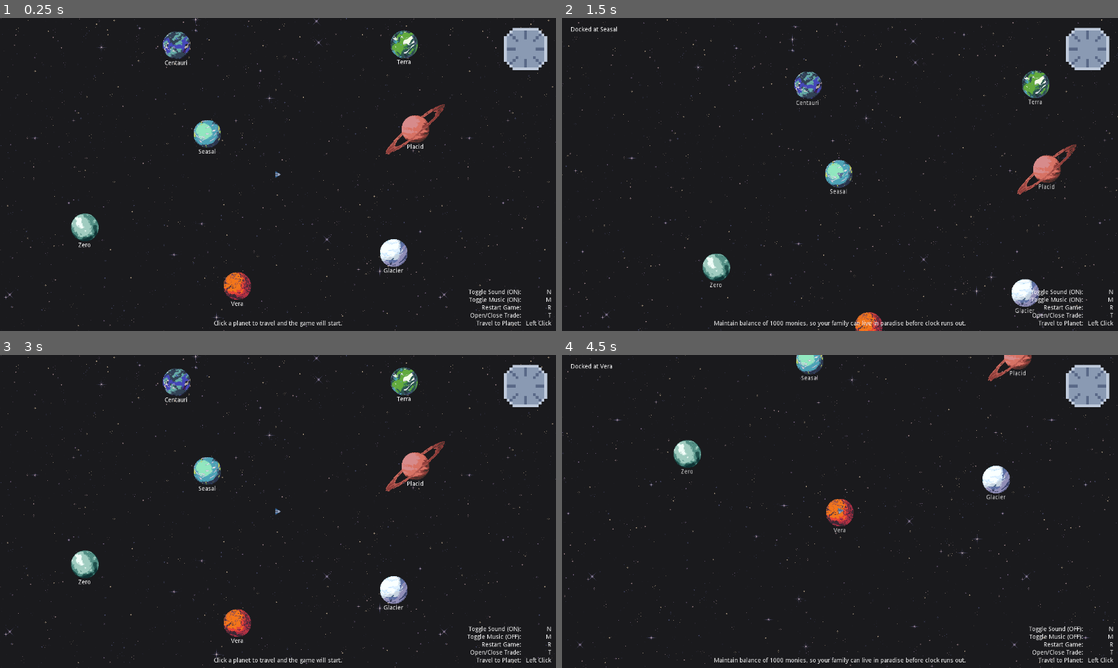
Above: before the commit, frames 1-4 (two rows, left to right).
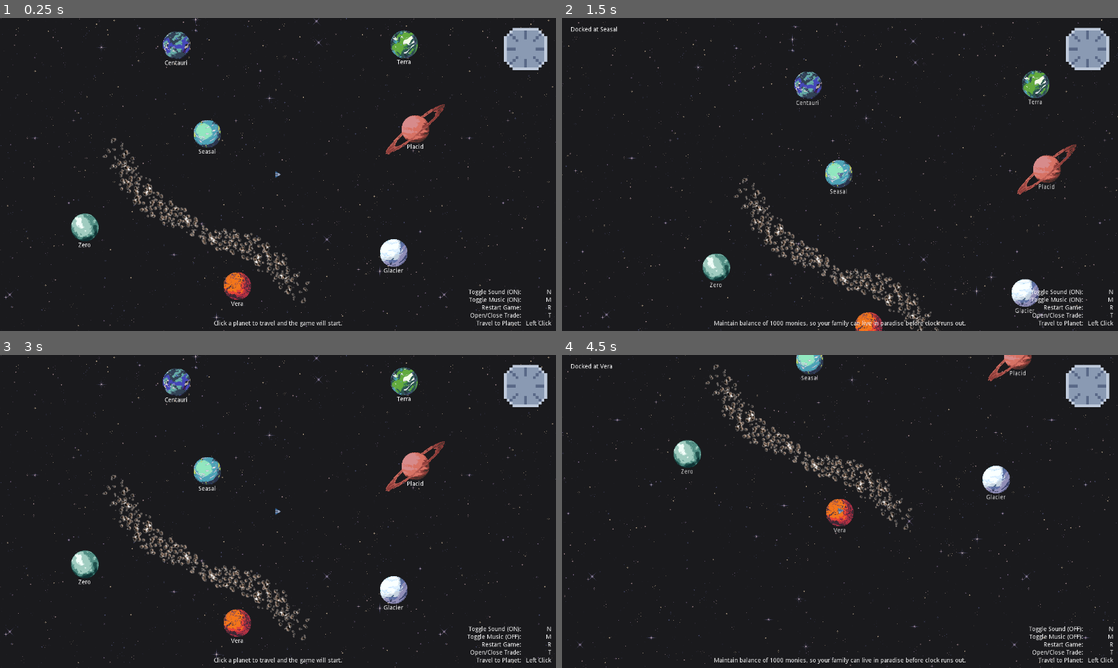
Above: after the commit, the same moments.

Repository: shadowhen/Star-Trader
Game: Godot game, scene res://World.tscn
Same seed, same stepped clock (60 frames per second), same inputs: the game is played once before the commit and once after it.
Inputs (mouse positions are in pixels of both pictures, inside the frame that each line leads up to):
- Up to frame 1 (0.25 s): no input
- Up to frame 2 (1.5 s): tap A at 0.5, 1.25 s; move the mouse to (767, 133) at 0.52 s; press the mouse at (767, 133) at 0.53 s; hold Right (ui_right) 0.53-1.28 s; tap T (trade) at 0.8, 1.35 s; move the mouse to (1017, 71) at 1.27 s; release the mouse at (1017, 71) at 1.28 s; hold Down (ui_down) from 1.28 s (still down)
- Up to frame 3 (3 s): click (455, 408) at 1.55 s; tap R (restart) at 2 s; move the mouse to (461, 630) at 2.02 s; release Down (ui_down) at 2.03 s; press the mouse at (461, 630) at 2.03 s; hold Right (ui_right) 2.03-2.78 s; tap T (trade) at 2.3 s; tap A at 2.75 s; move the mouse to (239, 624) at 2.77 s; release the mouse at (239, 624) at 2.78 s; hold Up (ui_up) from 2.78 s (still down); tap M (toggle_music) at 2.85 s
- Up to frame 4 (4.5 s): click (801, 624) at 3.05 s; tap A at 3.5 s; move the mouse to (745, 361) at 3.52 s; release Up (ui_up) at 3.53 s; hold T (trade) 3.53-4.28 s; hold Left (ui_left) from 3.53 s (still down); tap N (toggle_sound) at 3.6 s; click (745, 361) at 3.67 s; move the mouse to (1017, 355) at 4.27 s; tap T (trade) at 4.35 s

The runs differ from the first frame. In frame 1, 1.5% of the frame differs, in the area x 18-56%, y 38-92%; in frame 2, 1.4%; in frame 3, 1.5%; in frame 4, 1.5%.

Commit message:
CClem: Added random events (asteroid belt and invisible pirate zone)

Diff:
--- a/Game.gd
+++ b/Game.gd
@@ -38,9 +38,13 @@
 		get_node("GUI/SharedUI/Tabs/Upgrade/Container/RightSide/VBoxContainer/CashAmount").text = "Money: " + str(PlayerData.money)
 
 		if player_ship_level == 1:
-			get_node("GUI/SharedUI/Tabs/Upgrade/Container/RightSide/VBoxContainer/Label").text = "Upgrade 1: Inventory +3. 300 monies. "
+			get_node("GUI/SharedUI/Tabs/Upgrade/Container/RightSide/VBoxContainer/Label").text = "Upgrade 1: Inventory +3. 100 monies. "
 		elif player_ship_level == 2:
-			get_node("GUI/SharedUI/Tabs/Upgrade/Container/RightSide/VBoxContainer/Label").text = "Upgrade 1: Inventory +5. 800 monies. "
+			get_node("GUI/SharedUI/Tabs/Upgrade/Container/RightSide/VBoxContainer/Label").text = "Upgrade 1: Inventory +5. 250 monies. "
+
+	for rand_event in get_tree().get_nodes_in_group("events"):
+		rand_event.connect("player_enter_asteroid", self, "_on_AsteroidBelt_player_enter")
+		rand_event.connect("player_enter_pirate_zone", self, "_on_PirateZone_player_enter")
 
 	simulation.randomize_jobs()
 	PlayerData.connect("job_removed", self, "_on_PlayerData_job_removed")
@@ -104,18 +108,98 @@
 	# Unpause the game timer
 	week_timer.paused = false
 
+# This function handles outcomes of a player entering an asteroid field
+func _on_AsteroidBelt_player_enter(rand_event):
+	# Logic for handling what happens in an asteroid field
+
+	var rng = RandomNumberGenerator.new()
+	var cargo_lost = -1
+	var i = 1
+	var itemsRemoved = 0
+	var rand_num = -1
+	var randrange = pow(player_ship_level, 2) # higher the ship level, lower the chance of losing cargo
+
+	rng.randomize()
+	rand_num = rng.randi_range(0, randrange)
+	if rand_num == 0:
+		# Player will lose 1-3 bits of cargo if they have any
+		if PlayerData.player_stats["InventorySpaceUsed"]["Value"] > 0:
+
+			# remove 1-3 items from the players inventory data
+			cargo_lost = rng.randi_range(1, 3)
+			print("Losing: ", cargo_lost, " bits of cargo!")
+			i = 1
+			itemsRemoved = 0
+
+			for item in PlayerData.inv_data:
+				if itemsRemoved > cargo_lost - 1:
+					break
+
+				# If there's an item, remove it (up to 3)
+				if PlayerData.inv_data[str(i)]["InvItemID"] != -1:
+					# Remove item
+					PlayerData.inv_data[str(i)]["InvItemID"] = -1
+					PlayerData.inv_data[str(i)]["InvTimeIn"] = -1
+					PlayerData.player_stats["InventorySpaceUsed"]["Value"] -= 1
+					itemsRemoved += 1
+				i += 1
+
+			print("Successfully broke through! Lost ", itemsRemoved, " bits of cargo!")
+			itemsRemoved = 0
+			i = 1
+
+# This function handles outcomes of a player entering the pirate zone
+func _on_PirateZone_player_enter(rand_event):
+	# Logic for handling what happens in an pirate zone
+
+	var rng = RandomNumberGenerator.new()
+	var cargo_lost = -1
+	var i = 1
+	var itemsRemoved = 0
+	var rand_num = -1
+	var randrange = 10 - pow(player_ship_level, 2) # higher the ship level, the higher the chance of losing cargo
+
+	rng.randomize()
+	rand_num = rng.randi_range(0, randrange)
+	if rand_num == 0:
+		# Player will lose 1-3 bits of cargo if they have any
+		if PlayerData.player_stats["InventorySpaceUsed"]["Value"] > 0:
+
+			# remove 1-3 items from the players inventory data
+			cargo_lost = rng.randi_range(1, 3)
+			print("Losing: ", cargo_lost, " bits of cargo!")
+			i = 1
+			itemsRemoved = 0
+
+			for item in PlayerData.inv_data:
+				if itemsRemoved > cargo_lost - 1:
+					break
+
+				# If there's an item, remove it (up to 3)
+				if PlayerData.inv_data[str(i)]["InvItemID"] != -1:
+					# Remove item
+					PlayerData.inv_data[str(i)]["InvItemID"] = -1
+					PlayerData.inv_data[str(i)]["InvTimeIn"] = -1
+					PlayerData.player_stats["InventorySpaceUsed"]["Value"] -= 1
+					itemsRemoved += 1
+				i += 1
+
+			print("Successfully broke through! Lost ", itemsRemoved, " bits of cargo!")
+			itemsRemoved = 0
+			i = 1
+
 # This function implements both ship upgrades and visual ship upgrades.
 func _upgrade_ship():
 	# Logic for first upgrade.
 	if player_ship_level == 1:
-		if PlayerData.money < 300:
+		if PlayerData.money < 100:
 			print("You do not have enough credits to redeem your first upgrade. ")
 		else:
 			player_ship_level = 2
 			PlayerData.player_stats["ShipLvl"]["Value"] = 2
 			PlayerData.player_stats["InventoryCap"]["Value"] = 13
-			PlayerData.money -= 300
-			get_node("GUI/SharedUI/Tabs/Upgrade/Container/RightSide/VBoxContainer/Label").text = "Upgrade 2: Inventory +5. 800 monies. "
+			PlayerData.money -= 100
+			get_node("GUI/SharedUI/Tabs/Upgrade/Container/RightSide/VBoxContainer/Label").text = "Upgrade 2: Inventory +5. 250 monies. "
 			get_node("GUI/SharedUI/Tabs/Upgrade/Container/RightSide/VBoxContainer/CashAmount").text = "Money: " + str(PlayerData.player_stats["Money"]["Value"])
 			bullet_sprite.set_texture(player_tex1)
 			panel_sprite.set_texture(player_tex1)
@@ -123,13 +207,13 @@
 
 	# Logic for second upgrade.
 	elif player_ship_level == 2:
-		if PlayerData.money < 800:
+		if PlayerData.money < 250:
 			print("You do not have enough credits to redeem your second upgrade. ")
 		else:
 			player_ship_level = 3
 			PlayerData.player_stats["ShipLvl"]["Value"] = 3
 			PlayerData.player_stats["InventoryCap"]["Value"] = 17
-			PlayerData.money -= 800
+			PlayerData.money -= 250
 			get_node("GUI/SharedUI/Tabs/Upgrade/Container/RightSide/VBoxContainer/Label").text = "Fully Upgraded! "
 			get_node("GUI/SharedUI/Tabs/Upgrade/Container/RightSide/VBoxContainer/CashAmount").text = "Money: " + str(PlayerData.player_stats["Money"]["Value"])
 			bullet_sprite.set_texture(player_tex2)
--- a/World.tscn
+++ b/World.tscn
@@ -16,6 +16,9 @@
 [ext_resource path="res://ui/jobs/CompleteJobPopup.tscn" type="PackedScene" id=14]
 [ext_resource path="res://Simulation.gd" type="Script" id=15]
 [ext_resource path="res://ui/Annoucement.tscn" type="PackedScene" id=16]
+[ext_resource path="res://events/SpaceEvent.tscn" type="PackedScene" id=17]
+[ext_resource path="res://events/SpaceEvent.gd" type="Script" id=18]
+[ext_resource path="res://events/art/asteroid_belt.png" type="Texture" id=19]
 
 [node name="World" type="Node2D"]
 script = ExtResource( 5 )
@@ -393,8 +396,40 @@
 [node name="Simulation" type="Node" parent="."]
 script = ExtResource( 15 )
 
+[node name="Events" type="Node" parent="."]
+
+[node name="AsteroidBelt" parent="Events" groups=["events"] instance=ExtResource( 17 )]
+position = Vector2( 168, 311 )
+rotation = -0.436332
+script = ExtResource( 18 )
+
+[node name="Sprite2" type="Sprite" parent="Events/AsteroidBelt"]
+position = Vector2( -164.803, -196.364 )
+scale = Vector2( 0.390746, 0.412083 )
+texture = ExtResource( 19 )
+
+[node name="AsteroidBelt2" parent="Events" groups=["events"] instance=ExtResource( 17 )]
+position = Vector2( -480, -129 )
+rotation = 2.94612
+script = ExtResource( 18 )
+
+[node name="Sprite2" type="Sprite" parent="Events/AsteroidBelt2"]
+position = Vector2( -164.127, -198.51 )
+scale = Vector2( 0.393246, 0.405658 )
+texture = ExtResource( 19 )
+
+[node name="PirateZone" parent="Events" groups=["events"] instance=ExtResource( 17 )]
+position = Vector2( 307, -150 )
+rotation = -0.605629
+script = ExtResource( 18 )
+
 [connection signal="upgrade_ship" from="GUI/SharedUI" to="." method="_upgrade_ship"]
 [connection signal="timeout" from="WeekTimer" to="." method="_on_WeekTimer_timeout"]
+[connection signal="body_entered" from="Events/AsteroidBelt" to="Events/AsteroidBelt" method="_on_AsteroidBelt_body_entered"]
+[connection signal="body_exited" from="Events/AsteroidBelt" to="Events/AsteroidBelt" method="_on_AsteroidBelt_body_exited"]
+[connection signal="body_entered" from="Events/AsteroidBelt2" to="Events/AsteroidBelt2" method="_on_AsteroidBelt_body_entered"]
+[connection signal="body_exited" from="Events/AsteroidBelt2" to="Events/AsteroidBelt2" method="_on_AsteroidBelt_body_exited"]
+[connection signal="body_entered" from="Events/PirateZone" to="Events/PirateZone" method="_on_PirateZone_body_entered"]
 
 [editable path="Planets/Planet2"]
 [editable path="Planets/Planet3"]
--- /dev/null
+++ b/events/SpaceEvent.gd
@@ -0,0 +1,47 @@
+extends Area2D
+
+signal player_enter_asteroid(spaceevent)
+signal player_enter_pirate_zone(spaceevent)
+signal player_exit_asteroid(spaceevent)
+
+#export(String) var planet_name = ""
+#onready var planet_label = $PlanetLabel
+#var available_jobs = []
+
+#func _ready():
+#	planet_label.text = planet_name
+
+#func _on_Planet_input_event(viewport, event, shape_idx):
+#	if event.is_action_pressed("move"):
+#		GlobalSignals.annouce_state_message("Traveling to %s" % planet_name)
+#		SoundPlayer.play("travel")
+#		emit_signal("click_move", global_position)
+
+func _on_AsteroidBelt_body_entered(body):
+	if not body.is_in_group("player"):
+		return
+	print("entering " + name)
+
+#	var tradepanel = load("res://trade/Trade.tscn").instance()
+#	add_child(tradepanel)
+#	get_node("Trade").connect("close_tradepanel", self, "close_tradepanel")
+
+	emit_signal("player_enter_asteroid", self)
+
+
+func _on_AsteroidBelt_body_exited(body):
+	if not body.is_in_group("player"):
+		return
+	print("leaving " + name)
+	emit_signal("player_exit_asteroid", self)
+
+func _on_PirateZone_body_entered(body):
+	if not body.is_in_group("player"):
+		return
+	print("entering " + name)
+
+#	var tradepanel = load("res://trade/Trade.tscn").instance()
+#	add_child(tradepanel)
+#	get_node("Trade").connect("close_tradepanel", self, "close_tradepanel")
+
+	emit_signal("player_enter_pirate_zone", self)
--- /dev/null
+++ b/events/SpaceEvent.tscn
@@ -0,0 +1,15 @@
+[gd_scene load_steps=2 format=2]
+
+[sub_resource type="RectangleShape2D" id=1]
+extents = Vector2( 163.64, 45.2158 )
+
+[node name="Area2D" type="Area2D"]
+
+[node name="Sprite" type="Sprite" parent="."]
+position = Vector2( -160.75, -197.5 )
+scale = Vector2( 0.40573, 0.408683 )
+
+[node name="CollisionShape2D" type="CollisionShape2D" parent="."]
+position = Vector2( -150.412, -209.054 )
+rotation = 0.98262
+shape = SubResource( 1 )
Not shown: 1 places in World.tscn that only renumber resources
Binary file added: events/art/asteroid_belt.png
Not shown, added: events/art/asteroid_belt.png.import
Binary file added: planets/art/asteroid_belt_1.png
Not shown, added: planets/art/asteroid_belt_1.png.import
